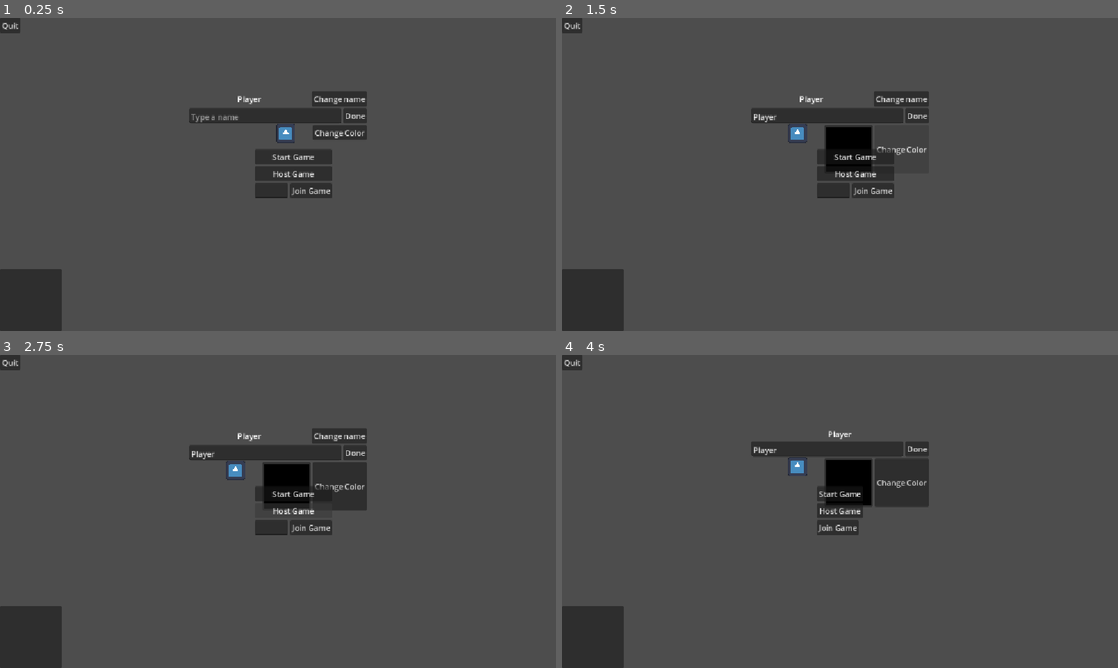
Above: before the commit, frames 1-4 (two rows, left to right).
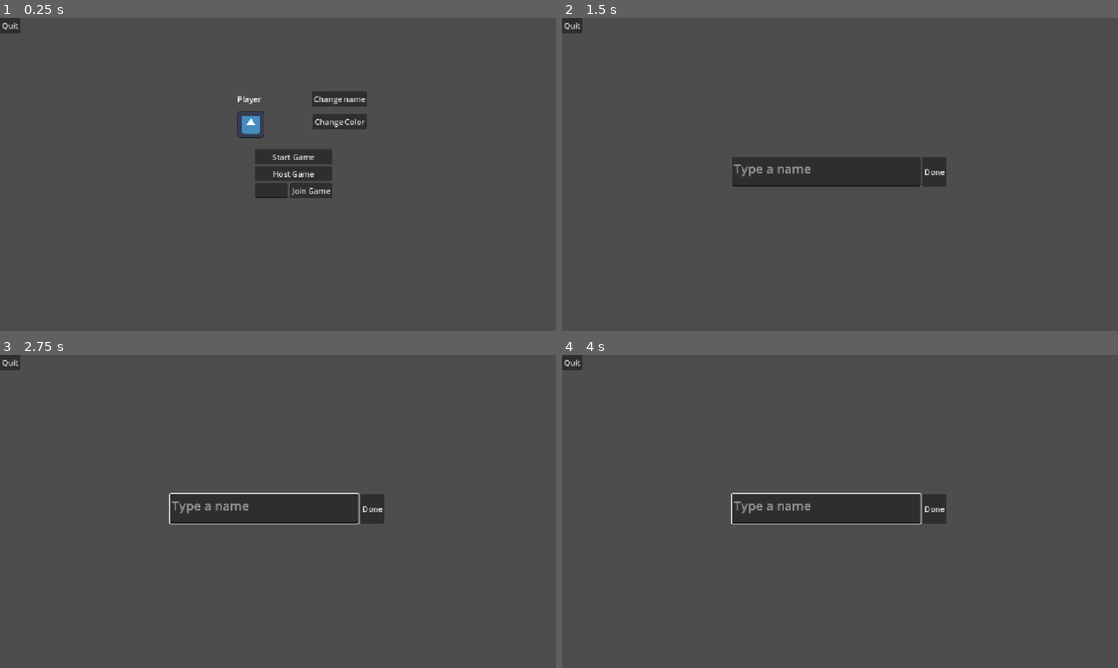
Above: after the commit, the same moments.

Repository: Surinalive/restaurant-management-game
Game: Godot game, scene res://scenes/main_menu.tscn
The game is run twice, just before and just after one commit, with the same random seed, the same clock (stepped at 60 frames per second) and the same inputs. The engine's default icon, where the game draws it, is replaced by a stand-in: a white triangle on a blue panel in a dark square.
Inputs (mouse positions are in pixels of both pictures, inside the frame that each line leads up to):
- Up to frame 1 (0.25 s): no input
- Up to frame 2 (1.5 s): click "Change name" at 0.5 s; click (901, 133) at 1.25 s, where only the run before the commit has a clickable "Change Color"
- Up to frame 3 (2.75 s): click (294, 511) at 2 s, where only the run before the commit has a clickable "Host Game"
- Up to frame 4 (4 s): click (873, 527) at 2.75 s, where only the run before the commit has a clickable "Join Game"; click (1106, 361) at 3.5 s, where only the run before the commit has a clickable "Back"

The runs differ from the first frame. In frame 1, 3.9% of the frame differs, in the area x 0-66%, y 29-100%; in frame 2, 8.1%; in frame 3, 9.0%, in the area x 0-70%, y 23-100%; in frame 4, 8.9%.

Commit message:
Main menu ui update to make easier to pick name and color

Diff:
--- a/new-game-project/scenes/main_menu.tscn
+++ b/new-game-project/scenes/main_menu.tscn
@@ -8,82 +8,101 @@
 anchors_preset = 0
 script = ExtResource("1_l6cm7")
 
-[node name="VBoxContainer2" type="VBoxContainer" parent="." unique_id=545199748]
+[node name="PlayerInfoContainer" type="VBoxContainer" parent="." unique_id=545199748]
 layout_mode = 0
 offset_left = 392.0
 offset_top = 152.0
 offset_right = 760.0
 offset_bottom = 255.0
+theme_override_constants/separation = 16
 
-[node name="HBoxContainer2" type="HBoxContainer" parent="VBoxContainer2" unique_id=2026361013]
+[node name="PlayerNameContainer" type="HBoxContainer" parent="PlayerInfoContainer" unique_id=2026361013]
 layout_mode = 2
 
-[node name="PlayerName" type="Label" parent="VBoxContainer2/HBoxContainer2" unique_id=713189027]
+[node name="PlayerName" type="Label" parent="PlayerInfoContainer/PlayerNameContainer" unique_id=713189027]
 layout_mode = 2
 size_flags_horizontal = 3
 text = "Player"
 horizontal_alignment = 1
 
-[node name="ChangeName" type="Button" parent="VBoxContainer2/HBoxContainer2" unique_id=1029135863]
+[node name="ChangeName" type="Button" parent="PlayerInfoContainer/PlayerNameContainer" unique_id=1029135863]
 layout_mode = 2
 text = "Change name"
 
-[node name="HBoxContainer" type="HBoxContainer" parent="VBoxContainer2" unique_id=425000540]
+[node name="PlayerIconContainer" type="HBoxContainer" parent="PlayerInfoContainer" unique_id=796448854]
 layout_mode = 2
+size_flags_horizontal = 8
 
-[node name="NameText" type="TextEdit" parent="VBoxContainer2/HBoxContainer" unique_id=1168484924]
+[node name="Sprite" type="Sprite2D" parent="PlayerInfoContainer/PlayerIconContainer" unique_id=1468185051]
+position = Vector2(-128, 21.000002)
+scale = Vector2(0.4375, 0.4375001)
+texture = ExtResource("2_ekxnf")
+
+[node name="ChangeColor" type="Button" parent="PlayerInfoContainer/PlayerIconContainer" unique_id=1722821994]
+layout_mode = 2
+text = "Change Color"
+
+[node name="NameChangeContainer" type="HBoxContainer" parent="." unique_id=425000540]
+visible = false
+layout_mode = 0
+offset_left = 352.0
+offset_top = 288.0
+offset_right = 796.0
+offset_bottom = 349.0
+
+[node name="NameText" type="TextEdit" parent="NameChangeContainer" unique_id=1168484924]
 layout_mode = 2
 size_flags_horizontal = 3
+theme_override_font_sizes/font_size = 26
 placeholder_text = "Type a name"
 emoji_menu_enabled = false
 
-[node name="Done" type="Button" parent="VBoxContainer2/HBoxContainer" unique_id=1735618056]
+[node name="Done" type="Button" parent="NameChangeContainer" unique_id=1735618056]
 layout_mode = 2
 text = "Done"
 
-[node name="HBoxContainer3" type="HBoxContainer" parent="VBoxContainer2" unique_id=796448854]
-layout_mode = 2
-size_flags_horizontal = 8
+[node name="ColorPickerContainer" type="HBoxContainer" parent="." unique_id=2056799069]
+visible = false
+layout_mode = 0
+offset_left = 736.0
+offset_top = 280.0
+offset_right = 836.0
+offset_bottom = 380.0
 
-[node name="Sprite" type="Sprite2D" parent="VBoxContainer2/HBoxContainer3" unique_id=1468185051]
-position = Vector2(-56.000008, 17.000006)
-scale = Vector2(0.31250012, 0.31250003)
+[node name="Sprite2D" type="Sprite2D" parent="ColorPickerContainer" unique_id=1887037210]
+position = Vector2(-304, 48.000015)
+scale = Vector2(2.0000002, 2.0000002)
 texture = ExtResource("2_ekxnf")
 
-[node name="ColorPicker" type="ColorPickerButton" parent="VBoxContainer2/HBoxContainer3" unique_id=605256200]
-visible = false
+[node name="ColorPicker" type="ColorPickerButton" parent="ColorPickerContainer" unique_id=605256200]
 custom_minimum_size = Vector2(100, 100)
 layout_mode = 2
 edit_alpha = false
 edit_intensity = false
 
-[node name="ChangeColor" type="Button" parent="VBoxContainer2/HBoxContainer3" unique_id=1722821994]
-layout_mode = 2
-text = "Change Color"
-
-[node name="VBoxContainer" type="VBoxContainer" parent="." unique_id=1545179143]
+[node name="StartHostContainer" type="VBoxContainer" parent="." unique_id=1545179143]
 layout_mode = 0
 offset_left = 528.0
 offset_top = 272.0
 offset_right = 624.0
 offset_bottom = 373.0
 
-[node name="Start" type="Button" parent="VBoxContainer" unique_id=1027699367]
+[node name="Start" type="Button" parent="StartHostContainer" unique_id=1027699367]
 layout_mode = 2
 text = "Start Game"
 
-[node name="Host" type="Button" parent="VBoxContainer" unique_id=891292265]
+[node name="Host" type="Button" parent="StartHostContainer" unique_id=891292265]
 layout_mode = 2
 text = "Host Game"
 
-[node name="HBoxContainer" type="HBoxContainer" parent="VBoxContainer" unique_id=1103556389]
+[node name="JoinContainer" type="HBoxContainer" parent="StartHostContainer" unique_id=1103556389]
 layout_mode = 2
 
-[node name="AddressInput" type="LineEdit" parent="VBoxContainer/HBoxContainer" unique_id=1243661796]
+[node name="AddressInput" type="LineEdit" parent="StartHostContainer/JoinContainer" unique_id=1243661796]
 layout_mode = 2
 emoji_menu_enabled = false
 
-[node name="Join" type="Button" parent="VBoxContainer/HBoxContainer" unique_id=193196409]
+[node name="Join" type="Button" parent="StartHostContainer/JoinContainer" unique_id=193196409]
 layout_mode = 2
 text = "Join Game"
 
@@ -102,17 +121,18 @@
 text = "Quit"
 
 [node name="PlayerList" type="ItemList" parent="." unique_id=1130409909]
+visible = false
 clip_contents = false
 layout_mode = 0
-offset_top = 520.0
-offset_right = 128.0
-offset_bottom = 648.0
+offset_left = 320.0
+offset_right = 832.0
+offset_bottom = 259.0
 
-[connection signal="pressed" from="VBoxContainer2/HBoxContainer2/ChangeName" to="." method="_on_change_name_pressed"]
-[connection signal="text_changed" from="VBoxContainer2/HBoxContainer/NameText" to="." method="_on_text_edit_text_changed"]
-[connection signal="pressed" from="VBoxContainer2/HBoxContainer/Done" to="." method="_on_done_pressed"]
-[connection signal="color_changed" from="VBoxContainer2/HBoxContainer3/ColorPicker" to="." method="_on_color_picker_color_changed"]
-[connection signal="popup_closed" from="VBoxContainer2/HBoxContainer3/ColorPicker" to="." method="_on_color_picker_popup_closed"]
-[connection signal="pressed" from="VBoxContainer2/HBoxContainer3/ChangeColor" to="." method="_on_change_color_pressed"]
+[connection signal="pressed" from="PlayerInfoContainer/PlayerNameContainer/ChangeName" to="." method="_on_change_name_pressed"]
+[connection signal="pressed" from="PlayerInfoContainer/PlayerIconContainer/ChangeColor" to="." method="_on_change_color_pressed"]
+[connection signal="text_changed" from="NameChangeContainer/NameText" to="." method="_on_text_edit_text_changed"]
+[connection signal="pressed" from="NameChangeContainer/Done" to="." method="_on_done_pressed"]
+[connection signal="color_changed" from="ColorPickerContainer/ColorPicker" to="." method="_on_color_picker_color_changed"]
+[connection signal="popup_closed" from="ColorPickerContainer/ColorPicker" to="." method="_on_color_picker_popup_closed"]
 [connection signal="pressed" from="Back" to="." method="_on_back_pressed"]
 [connection signal="pressed" from="Quit" to="." method="_on_quit_pressed"]
--- a/new-game-project/scripts/main.gd
+++ b/new-game-project/scripts/main.gd
@@ -2,18 +2,29 @@
 
 extends Control
 
-@onready var host_button: Button = $VBoxContainer/Host
-@onready var join_button: Button = $VBoxContainer/HBoxContainer/Join
-@onready var address_input: LineEdit = $VBoxContainer/HBoxContainer/AddressInput
+@onready var player_info_container: VBoxContainer = $PlayerInfoContainer
+@onready var player_name_container: HBoxContainer = $PlayerInfoContainer/PlayerNameContainer
+@onready var player_name_label: Label = $PlayerInfoContainer/PlayerNameContainer/PlayerName
+@onready var change_name_button: Button = $PlayerInfoContainer/PlayerNameContainer/ChangeName
+@onready var name_change_container: HBoxContainer = $NameChangeContainer
+@onready var name_text: TextEdit = $NameChangeContainer/NameText
+@onready var done_button: Button = $NameChangeContainer/Done
+@onready var player_icon_container: HBoxContainer = $PlayerInfoContainer/PlayerIconContainer
+@onready var sprite: Sprite2D = $PlayerInfoContainer/PlayerIconContainer/Sprite
+@onready var change_color_button: Button = $PlayerInfoContainer/PlayerIconContainer/ChangeColor
+@onready var color_picker_container: HBoxContainer = $ColorPickerContainer
+@onready var color_sprite: Sprite2D = $ColorPickerContainer/Sprite2D
+@onready var color_picker: ColorPickerButton = $ColorPickerContainer/ColorPicker
+@onready var start_host_container: VBoxContainer = $StartHostContainer
+@onready var start_button: Button = $StartHostContainer/Start
+@onready var host_button: Button = $StartHostContainer/Host
+@onready var join_container: HBoxContainer = $StartHostContainer/JoinContainer
+@onready var address_input: LineEdit = $StartHostContainer/JoinContainer/AddressInput
+@onready var join_button: Button = $StartHostContainer/JoinContainer/Join
+@onready var back_button: Button = $Back
+@onready var quit_button: Button = $Quit
 @onready var player_list: ItemList = $PlayerList
-@onready var start_button: Button = $VBoxContainer/Start
-@onready var back_button: Button = $Back
-@onready var change_name_button: Button = $VBoxContainer2/HBoxContainer2/ChangeName
-@onready var done_button: Button = $VBoxContainer2/HBoxContainer/Done
-@onready var name_text: TextEdit = $VBoxContainer2/HBoxContainer/NameText
-@onready var player_name_label: Label = $VBoxContainer2/HBoxContainer2/PlayerName
-@onready var color_picker: ColorPickerButton = $VBoxContainer2/HBoxContainer3/ColorPicker
-@onready var sprite: Sprite2D = $VBoxContainer2/HBoxContainer3/Sprite
+
 
 # Called when the node enters the scene tree for the first time.
 func _ready() -> void:
@@ -44,12 +55,23 @@
 
 func in_lobby() -> void:
 	host_button.visible = false;
-	join_button.visible = false;
-	address_input.visible = false;
+	join_container.visible = false
 	back_button.visible = true;
-	change_name_button.visible = false;
+	player_list.visible = true;
+	player_name_container.visible = false;
+	player_icon_container.visible = false;
 	print("in lobby");
 
+func main_menu_reset() -> void:
+	start_button.visible = true;
+	host_button.visible = true;
+	join_container.visible = true
+	back_button.visible = false;
+	player_list.visible = false;
+	player_name_container.visible = true;
+	player_icon_container.visible = true;
+
+	player_list.clear()
 
 func _on_host_pressed() -> void:
 	var error = NetworkManager.host_game()
@@ -57,7 +79,6 @@
 	if error == OK:
 		in_lobby()
 		_refresh_player_list(0)
-
 
 func _on_join_pressed() -> void:
 	in_lobby();
@@ -78,47 +99,41 @@
 		var info = NetworkManager.connected_players[peer_id]
 		player_list.add_item("%s (ID: %d)" % [info.player_name, info.peer_id])
 
-
 func _on_back_pressed() -> void:
 	NetworkManager.disconnect_game()
-
-	start_button.visible = true;
-	host_button.visible = true;
-	join_button.visible = true;
-	back_button.visible = false;
-
-	player_list.clear()
+	main_menu_reset()
 
 func _on_quit_pressed() -> void:
 	get_tree().quit()
 
 func _on_done_pressed() -> void:
-	name_text.visible = false;
-	done_button.visible = false;
+	name_change_container.visible = false;
+	player_info_container.visible = true;
+	start_host_container.visible = true;
 
 func _on_text_edit_text_changed() -> void:
 	player_name_label.text = name_text.text;
 	NetworkManager.set_player_name(name_text.text);
 
 func _on_change_name_pressed() -> void:
-	name_text.text = "Player";
-	name_text.visible = true;
-	done_button.visible = true
+	#name_text.text = "Player";
+	name_change_container.visible = true;
+	player_info_container.visible = false;
+	start_host_container.visible = false
 
 func _on_server_disconnected() -> void:
-	start_button.visible = true;
-	host_button.visible = true;
-	join_button.visible = true;
-	back_button.visible = false;
-
-	player_list.clear()
-
+	main_menu_reset()
 
 func _on_color_picker_color_changed(color: Color) -> void:
 	sprite.modulate = color;
+	color_sprite.modulate = color;
+
 func _on_change_color_pressed() -> void:
-	color_picker.visible = true;
-
+	player_info_container.visible = false;
+	color_picker_container.visible  = true;
+	start_host_container.visible = false;
 
 func _on_color_picker_popup_closed() -> void:
-	color_picker.visible = false;
+	player_info_container.visible = true;
+	color_picker_container.visible  = false;
+	start_host_container.visible = true;
